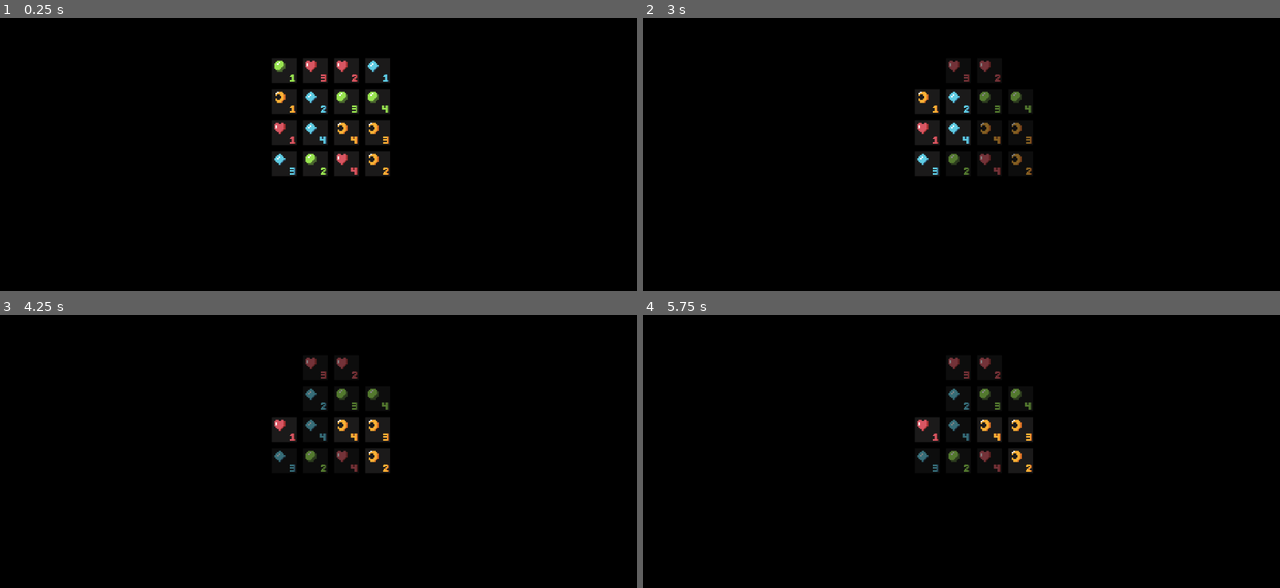
Above: before the commit, frames 1-4 (two rows, left to right).
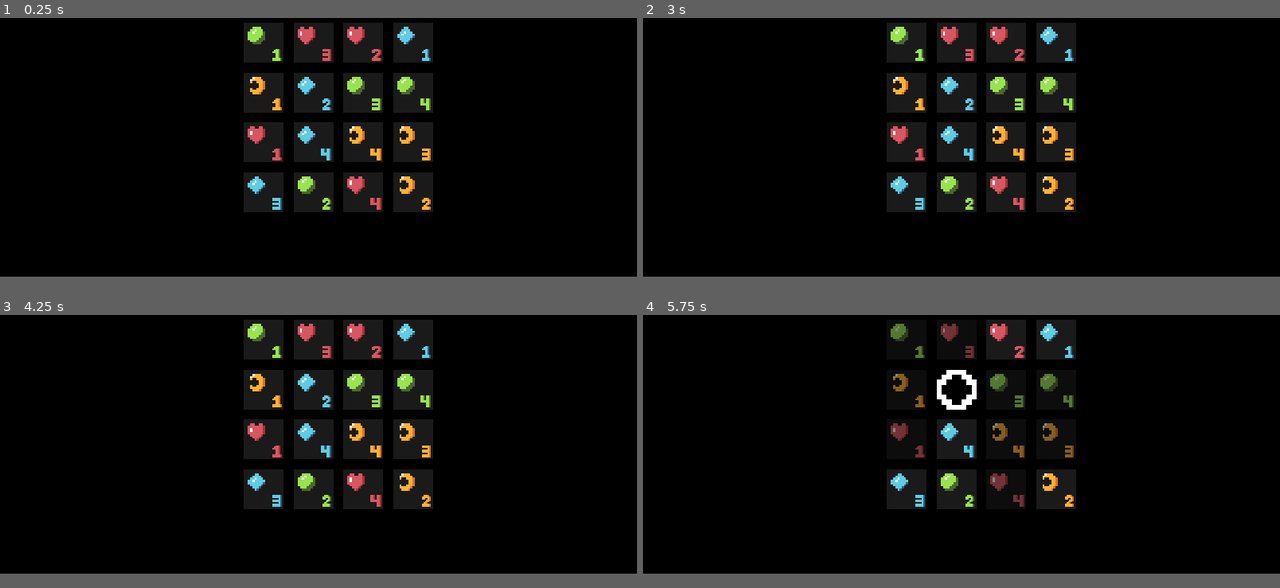
Above: after the commit, the same moments.

Repository: tressc/setto
Game: Godot game, scene res://world.tscn
Same seed, same stepped clock (60 frames per second), same inputs: the game is played once before the commit and once after it.
Inputs (mouse positions are in pixels of both pictures, inside the frame that each line leads up to):
- Up to frame 1 (0.25 s): no input
- Up to frame 2 (3 s): tap Enter at 0.5, 2 s; move the mouse to (929, 69) at 0.52 s; click (929, 69) at 0.67 s; tap Space at 1.25, 2.75 s; move the mouse to (961, 69) at 1.27 s; click (961, 69) at 1.42 s; move the mouse to (986, 69) at 2.02 s; click (986, 69) at 2.17 s; move the mouse to (1018, 69) at 2.77 s; click (1018, 69) at 2.92 s
- Up to frame 3 (4.25 s): tap Enter at 3.5 s; move the mouse to (286, 399) at 3.52 s; click (286, 399) at 3.67 s
- Up to frame 4 (5.75 s): tap Space at 4.25 s; move the mouse to (961, 399) at 4.27 s; click (961, 399) at 4.42 s; move the mouse to (986, 399) at 5.02 s; click (986, 399) at 5.17 s
In our replay, the window is 800x468 before the commit and 800x450 after it. These sizes can differ from the game's own. Grey fills any space a smaller window leaves; there, only what the larger window draws over its background counts as a difference.

The runs differ from the first frame. In frame 1, 15% of the frame differs, in the area x 38-68%, y 1-72%; in frame 2, 13%; in frame 3, 14%; in frame 4, 8.2%.

Commit message:
added coins and fixed turn order  bug

Diff:
--- a/board.gd
+++ b/board.gd
@@ -47,6 +47,7 @@
 func update_pos(pos: int) -> void:
 	remove_card(pos)
 	unhighlight_spaces(pos)
+	spaces[pos].show_coin(current_player)
 	current_card = board_state[pos]
 	turn += 1
 	for score in scoring[pos]:
@@ -151,11 +152,14 @@
 
 func check_for_win(value: int) -> void:
 	if abs(value) == 4:
-		initiate_game_end(value)
+		initiate_game_end(sign(value))
 
 
 func initiate_game_end(winner: int) -> void:
-	pass
+	if winner == 1:
+		print("Player 1 wins!")
+	elif winner == -1:
+		print("Player 2 wins!")
 
 
 func highlight_spaces(pos) -> void:
@@ -165,6 +169,7 @@
 
 
 func unhighlight_spaces(pos) -> void:
+	spaces[pos].end_hover()
 	var cxns: Array = board_state[pos].cxns
 	for cxn in cxns:
 		spaces[cxn].end_highlight()
--- a/board.tscn
+++ b/board.tscn
@@ -6,19 +6,21 @@
 script = ExtResource( 2 )
 
 [node name="CenterContainer" type="CenterContainer" parent="."]
-margin_top = 1.04932
-margin_right = 1024.0
-margin_bottom = 601.049
+anchor_right = 1.0
+anchor_bottom = 1.0
+margin_right = 640.0
+margin_bottom = 360.0
+rect_min_size = Vector2( 320, 180 )
 mouse_filter = 2
 __meta__ = {
 "_edit_use_anchors_": false
 }
 
 [node name="GridContainer" type="GridContainer" parent="CenterContainer"]
-margin_left = 512.0
-margin_top = 299.0
-margin_right = 512.0
-margin_bottom = 299.0
+margin_left = 320.0
+margin_top = 180.0
+margin_right = 320.0
+margin_bottom = 180.0
 mouse_filter = 2
 custom_constants/vseparation = 50
 custom_constants/hseparation = 50
--- a/project.godot
+++ b/project.godot
@@ -18,6 +18,14 @@
 config/name="setto"
 run/main_scene="res://world.tscn"
 config/icon="res://icon.png"
+
+[display]
+
+window/size/width=640
+window/size/height=360
+window/size/test_width=1280
+window/size/test_height=720
+window/stretch/mode="2d"
 
 [importer_defaults]
 
--- a/space.gd
+++ b/space.gd
@@ -28,6 +28,10 @@
 	$Highlight.hide()
 
 
+func end_hover() -> void:
+	$Hover.hide()
+
+
 func become_illegal() -> void:
 	if not occupied:
 		legal = false
@@ -38,6 +42,15 @@
 func become_legal() -> void:
 	legal = true
 	modulate.a = 1
+
+
+func show_coin(current_player: int) -> void:
+	if current_player == 1:
+		$Sprite3.show()
+		$Sprite3/AnimationPlayer.play("spin")
+	elif current_player == -1:
+		$Sprite4/AnimationPlayer.play("spin")
+		$Sprite4.show()
 
 
 func _on_Area2D_mouse_entered() -> void:
@@ -52,8 +65,7 @@
 
 
 func _on_Area2D_input_event(viewport, event, shape_idx):
-	if legal:
+	if legal and not occupied:
 		if (event is InputEventMouseButton && event.pressed):
-			modulate.a = 0
 			occupied = true
 			emit_signal("make_move", my_pos)
--- a/space.tscn
+++ b/space.tscn
@@ -1,10 +1,46 @@
-[gd_scene load_steps=4 format=2]
+[gd_scene load_steps=8 format=2]
 
 [ext_resource path="res://sprites.png" type="Texture" id=1]
 [ext_resource path="res://space.gd" type="Script" id=2]
+[ext_resource path="res://coin.png" type="Texture" id=3]
+[ext_resource path="res://coin2.png" type="Texture" id=4]
 
 [sub_resource type="RectangleShape2D" id=1]
 extents = Vector2( 9.10268, 9.10273 )
+
+[sub_resource type="Animation" id=2]
+resource_name = "spin"
+length = 0.6
+loop = true
+tracks/0/type = "value"
+tracks/0/path = NodePath(".:frame")
+tracks/0/interp = 2
+tracks/0/loop_wrap = true
+tracks/0/imported = false
+tracks/0/enabled = true
+tracks/0/keys = {
+"times": PoolRealArray( 0, 0.2, 0.3, 0.4, 0.5, 0.6 ),
+"transitions": PoolRealArray( 1, 1, 1, 1, 1, 1 ),
+"update": 0,
+"values": [ 0, 1, 2, 3, 4, 5 ]
+}
+
+[sub_resource type="Animation" id=3]
+resource_name = "spin"
+length = 0.6
+loop = true
+tracks/0/type = "value"
+tracks/0/path = NodePath(".:frame")
+tracks/0/interp = 1
+tracks/0/loop_wrap = true
+tracks/0/imported = false
+tracks/0/enabled = true
+tracks/0/keys = {
+"times": PoolRealArray( 0, 0.1, 0.2, 0.3, 0.4, 0.5 ),
+"transitions": PoolRealArray( 1, 1, 1, 1, 1, 1 ),
+"update": 1,
+"values": [ 0, 1, 2, 3, 4, 5 ]
+}
 
 [node name="space" type="Control"]
 mouse_filter = 2
@@ -71,6 +107,27 @@
 vframes = 4
 hframes = 5
 frame = 4
+
+[node name="Sprite3" type="Sprite" parent="."]
+visible = false
+position = Vector2( 20, 20 )
+scale = Vector2( 5, 5 )
+texture = ExtResource( 3 )
+hframes = 6
+
+[node name="AnimationPlayer" type="AnimationPlayer" parent="Sprite3"]
+anims/spin = SubResource( 2 )
+
+[node name="Sprite4" type="Sprite" parent="."]
+visible = false
+position = Vector2( 20, 20 )
+scale = Vector2( 5, 5 )
+texture = ExtResource( 4 )
+hframes = 6
+frame = 5
+
+[node name="AnimationPlayer" type="AnimationPlayer" parent="Sprite4"]
+anims/spin = SubResource( 3 )
 [connection signal="input_event" from="Area2D" to="." method="_on_Area2D_input_event"]
 [connection signal="mouse_entered" from="Area2D" to="." method="_on_Area2D_mouse_entered"]
 [connection signal="mouse_exited" from="Area2D" to="." method="_on_Area2D_mouse_exited"]
--- a/world.tscn
+++ b/world.tscn
@@ -16,8 +16,8 @@
 script = SubResource( 1 )
 
 [node name="ColorRect" type="ColorRect" parent="."]
-margin_right = 1024.0
-margin_bottom = 600.0
+anchor_right = 1.0
+anchor_bottom = 1.0
 mouse_filter = 2
 color = Color( 0, 0, 0, 1 )
 __meta__ = {
Binary file added: coin.png
Not shown, added: coin.png.import
Binary file added: coin2.png
Not shown, added: coin2.png.import
